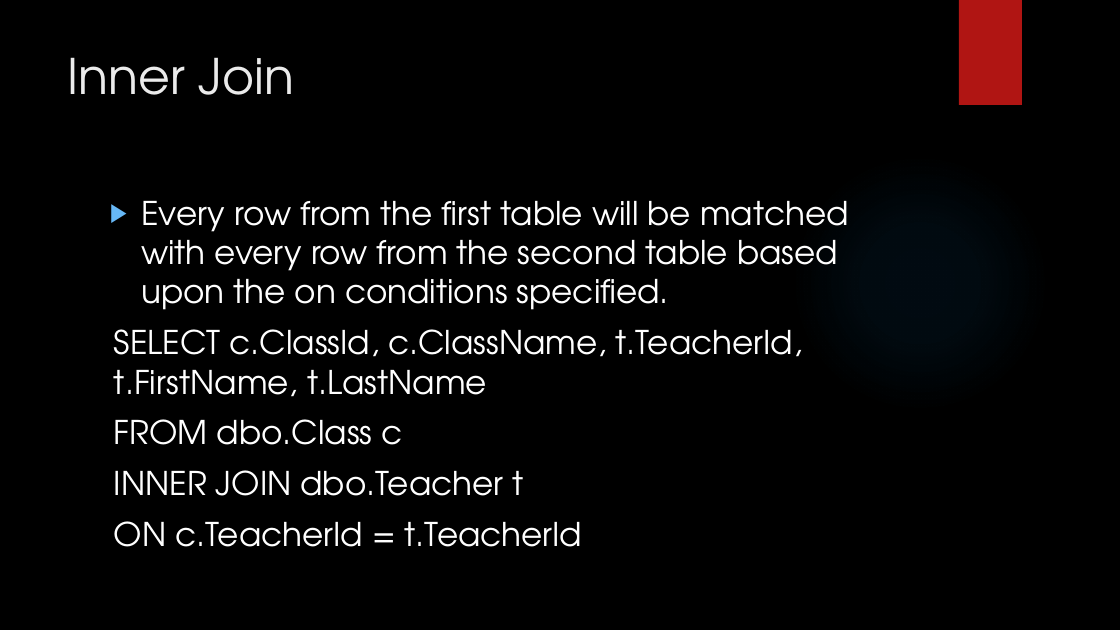
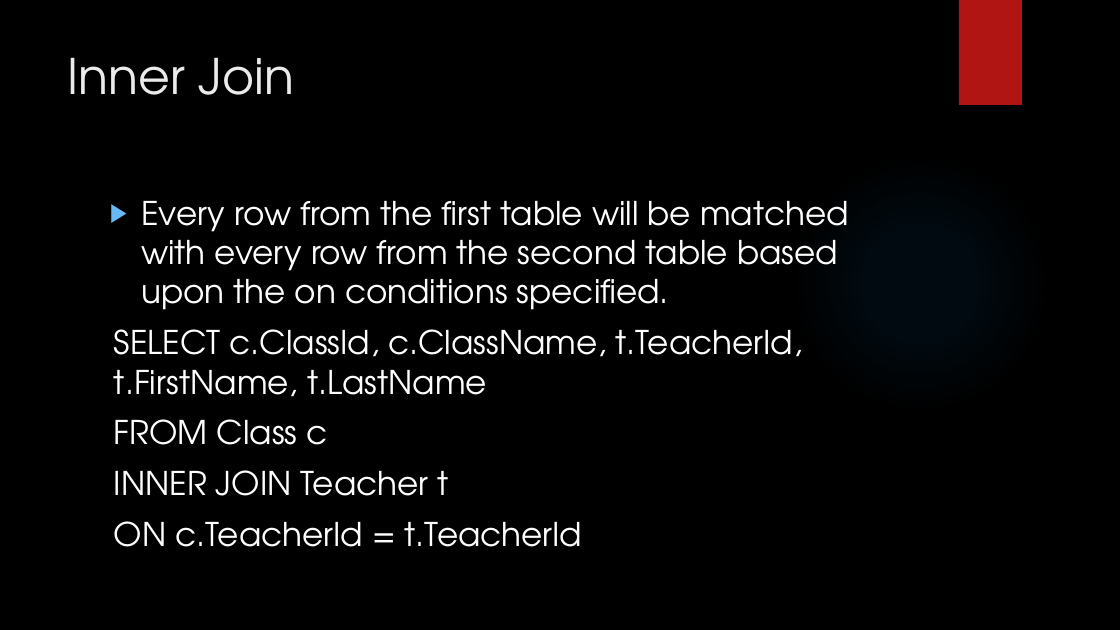
Before and after one commit to LogolsLLC/Logols-May2018, a slide deck: slide 24 of Slides/04_Sql_TrainingPlan.pptx (slide 21 before the commit). Drawn at 1120x630 pixels with LibreOffice and Linux fonts; fonts in the diff are those of the drawing; background and template pictures are left out. Boxes give left, top, right and bottom in pixels: in the first picture for what was removed or moved away, otherwise in the second. Text is boxed around its words. In the diff, an @@ line names an element or a change of style, - is before the commit and + after.

```diff
--- a/Slides/04_Sql_TrainingPlan.pptx
+++ b/Slides/04_Sql_TrainingPlan.pptx
@@ text at box(114, 419, 448, 496): text changed @@
-FROM dbo.Class c
-INNER JOIN dbo.Teacher t
+FROM Class c
+INNER JOIN Teacher t
```
Also in this commit, not shown: 9 other slides changed, 1 slide added, 1 other file.
